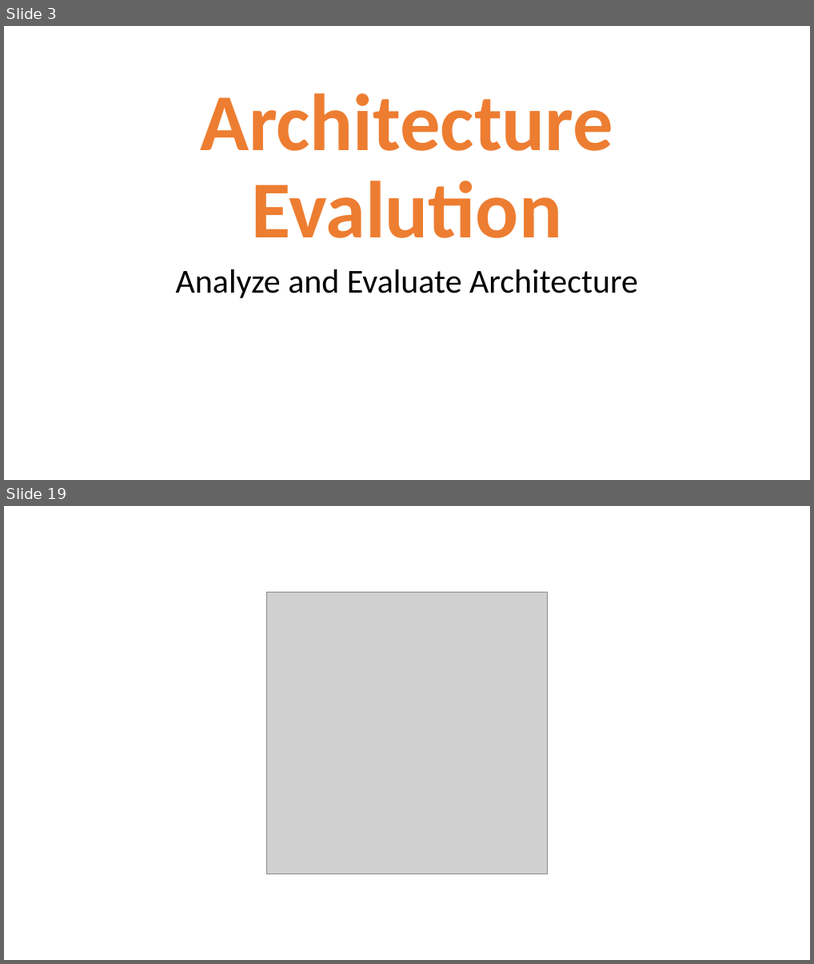
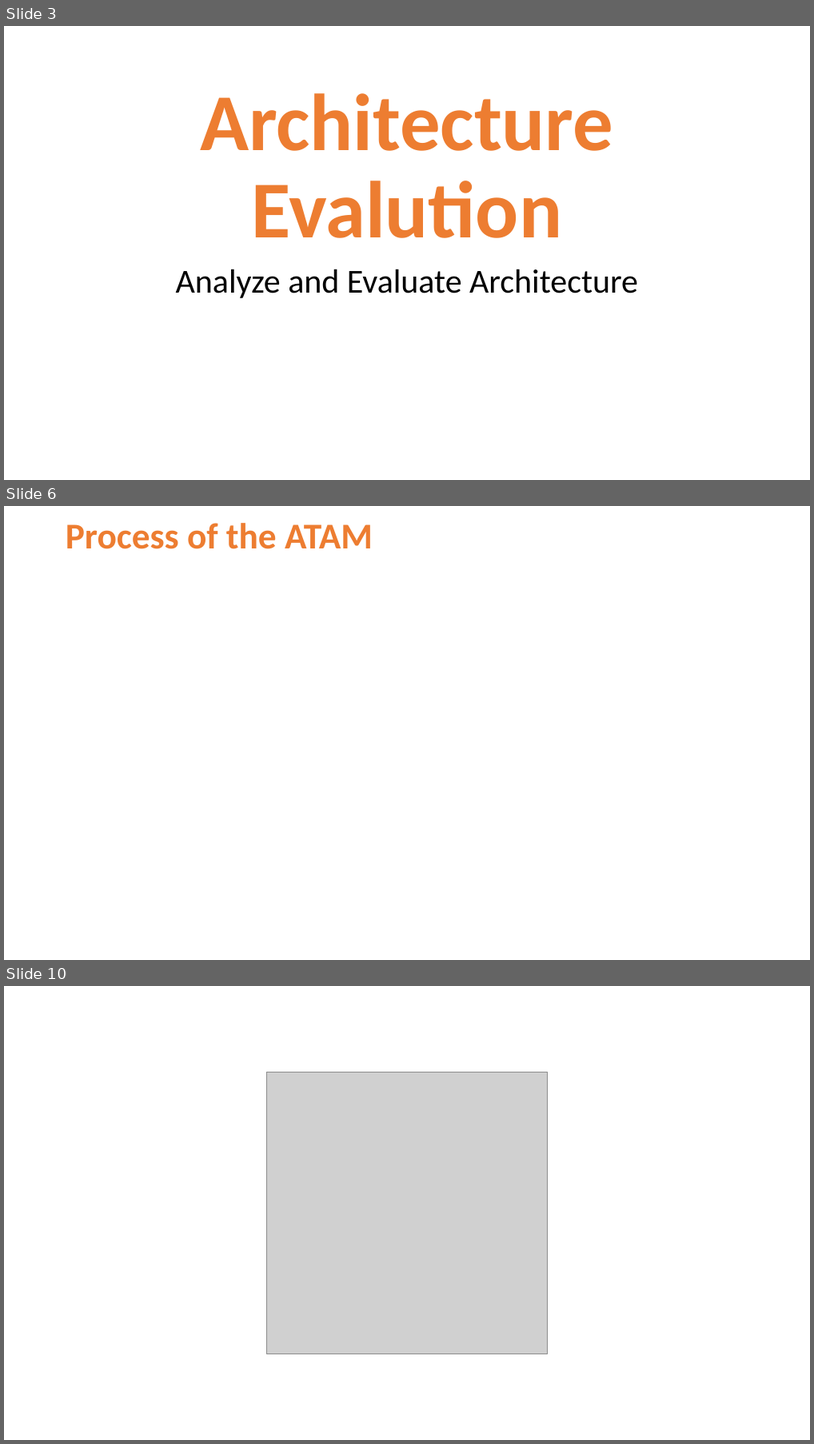
Before and after one commit to Jucer74/SoftwareArchitecture, a slide deck: Clases/05-ArchitectureEvaluation/SoftwareArchitecture-ArchitectureEvaluation.pptx. Shown one above the other, each under a label of ours: slides 3 and 19 before the commit, slides 3, 6 and 10 after it; the slides between them are not shown. The pictures are 814x964 and 814x1444 pixels, drawn with LibreOffice and Linux fonts; fonts in the diff are those of the drawing; grey boxes stand for pictures; background and template pictures are left out. Boxes give left, top, right and bottom in pixels: in the first picture for what was removed or moved away, otherwise in the second. Text is boxed around its words. In the diff, an @@ line names an element or a change of style, - is before the commit and + after.

```diff
--- a/Clases/05-ArchitectureEvaluation/SoftwareArchitecture-ArchitectureEvaluation.pptx
+++ b/Clases/05-ArchitectureEvaluation/SoftwareArchitecture-ArchitectureEvaluation.pptx
@@ slide 6 added at (x1=4, y1=506, x2=810, y2=960), background picture (left out) @@
@@ title added at (x1=66, y1=523, x2=373, y2=549), 43.2 pt, text #ED7D31, bold @@
+Process of the ATAM
@@ what was slide 19 is now slide 10 @@
```
Also in this commit, not shown: 1 slide changed, 4 other slides added, 14 slides removed.
